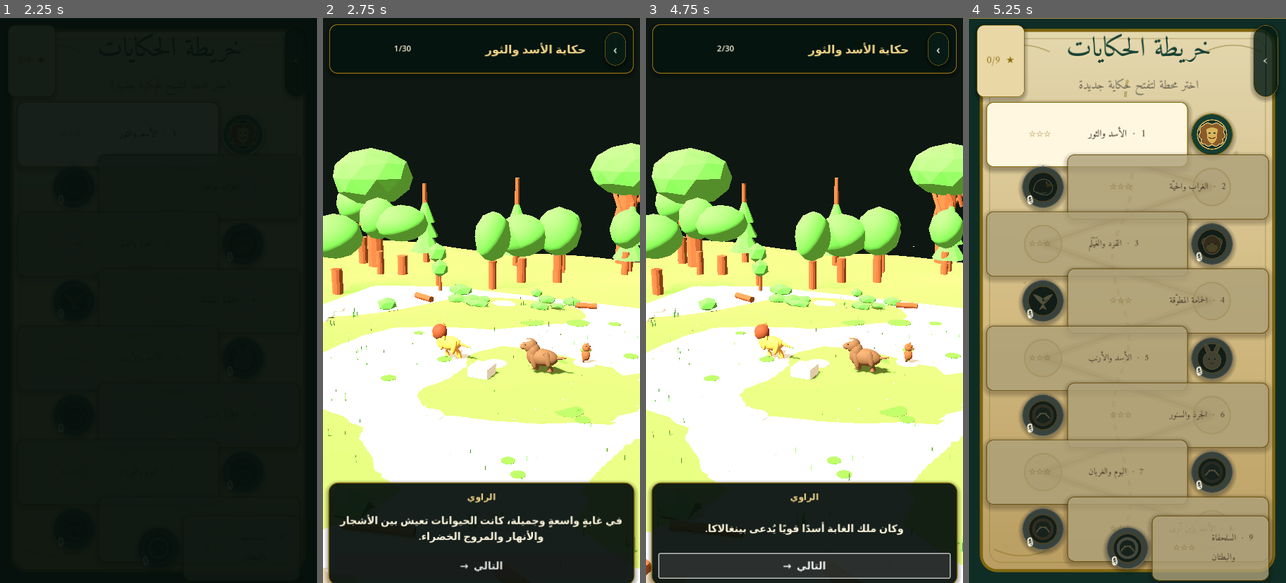
Above: before the commit, frames 1-4 (left to right).
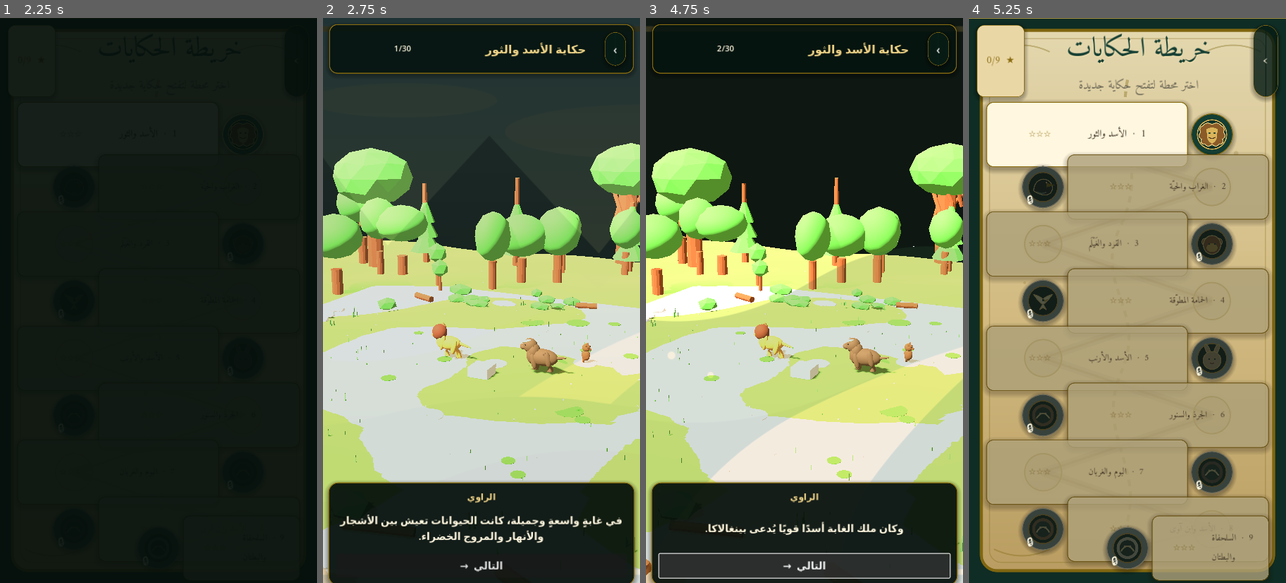
Above: after the commit, the same moments.

Repository: bdssmdkacem-dot/Kalila-Dimna
Game: Godot game, scene res://scenes/main_menu.tscn
Two runs of this game, one before a commit and one after it. Both use one fixed random seed, a clock stepped at 60 frames per second and the inputs below.
Inputs (mouse positions are in pixels of both pictures, inside the frame that each line leads up to):
- Up to frame 1 (2.25 s): click "⚙" at 0.5 s; click "▤" at 1.25 s; click (244, 136) at 2 s
- Up to frame 2 (2.75 s): no input
- Up to frame 3 (4.75 s): click "‹" at 2.75 s; click (890, 136) at 3.5 s; click "التالي →" at 4.25 s
- Up to frame 4 (5.25 s): click "‹" at 5 s

Frame 1 is identical in both runs. In frame 2, 62% of the frame differs, in the area x 0-100%, y 0-100%; in frame 3, 32%; in frame 4, nothing differs.

Commit message:
Add expressive body language and cinematic background transitions

Diff:
--- a/scenes/scene01_3d.gd
+++ b/scenes/scene01_3d.gd
@@ -31,6 +31,10 @@
 var actor_home_positions: Dictionary = {}
 var previous_speaker := ""
 var previous_action := ""
+var background_layer: CanvasLayer
+var background_rect: TextureRect
+var background_tween: Tween
+var ending_tween: Tween
 
 func _ready() -> void:
 	_create_startup_guard()
@@ -48,6 +52,7 @@
 	var camera_ready := await _setup_camera()
 	if not camera_ready:
 		return
+	_build_background_layer()
 	_build_overlay()
 	_cache_animation_players(glb_root)
 	_cache_actor_nodes(glb_root)
@@ -163,6 +168,59 @@
 					result = result.expand(point)
 	return result
 
+func _build_background_layer() -> void:
+	background_layer = CanvasLayer.new()
+	background_layer.layer = -1
+	add_child(background_layer)
+	background_rect = TextureRect.new()
+	background_rect.set_anchors_and_offsets_preset(Control.PRESET_FULL_RECT)
+	background_rect.expand_mode = TextureRect.EXPAND_IGNORE_SIZE
+	background_rect.stretch_mode = TextureRect.STRETCH_KEEP_ASPECT_COVERED
+	background_rect.mouse_filter = Control.MOUSE_FILTER_IGNORE
+	background_rect.modulate = Color(1, 1, 1, 0)
+	background_layer.add_child(background_rect)
+
+func _set_story_background(seg: Dictionary) -> void:
+	if background_rect == null:
+		return
+	var scene_data: Dictionary = seg.get("scene", {})
+	var path := String(scene_data.get("background", ""))
+	if path == "" or not ResourceLoader.exists(path):
+		return
+	var texture := load(path) as Texture2D
+	if texture == null:
+		return
+	if background_tween and background_tween.is_running():
+		background_tween.kill()
+	background_rect.texture = texture
+	background_rect.modulate = Color(1, 1, 1, 0)
+	background_tween = create_tween()
+	background_tween.set_trans(Tween.TRANS_SINE).set_ease(Tween.EASE_IN_OUT)
+	background_tween.tween_property(background_rect, "modulate", Color(1, 1, 1, 0.22), 0.55)
+
+func _play_friendship_end_shot() -> void:
+	if not actor_nodes.has("lion") or not actor_nodes.has("bull"):
+		return
+	if ending_tween and ending_tween.is_running():
+		ending_tween.kill()
+	var lion: Node3D = actor_nodes["lion"]
+	var bull: Node3D = actor_nodes["bull"]
+	var midpoint := (lion.global_position + bull.global_position) * 0.5
+	var target_position := midpoint + Vector3(0.0, camera_distance * 0.24, camera_distance * 1.12)
+	var target_rotation := Basis.looking_at(midpoint - target_position, Vector3.UP).get_euler()
+	ending_tween = create_tween().set_parallel(true)
+	ending_tween.set_trans(Tween.TRANS_QUAD).set_ease(Tween.EASE_IN_OUT)
+	ending_tween.tween_property(camera, "position", target_position, 1.6)
+	ending_tween.tween_property(camera, "rotation", target_rotation, 1.6)
+	ending_tween.tween_property(camera, "fov", 52.0, 1.6)
+	var hold := create_tween()
+	hold.tween_interval(1.6)
+	hold.tween_property(camera, "fov", 54.0, 2.2).set_trans(Tween.TRANS_SINE).set_ease(Tween.EASE_IN_OUT)
+	if background_rect:
+		var glow_tween := create_tween()
+		glow_tween.tween_property(background_rect, "modulate", Color(1, 0.92, 0.72, 0.30), 1.4)
+		glow_tween.tween_property(background_rect, "modulate", Color(1, 1, 1, 0.24), 2.0)
+
 func _build_overlay() -> void:
 	var layer := CanvasLayer.new()
 	layer.layer = 5
@@ -293,9 +351,13 @@
 
 	if action == "realization" or action == "calm":
 		_create_reaction_motion()
+	if action == "confrontation" or action == "response":
+		_create_reaction_motion()
 
 	if action == "friendship":
 		_play_friendship_formation()
+		if segment_index >= segments.size() - 3:
+			_play_friendship_end_shot()
 
 	previous_speaker = String(seg.get("speaker", ""))
 	previous_action = action
@@ -350,9 +412,23 @@
 	var speaker := String(seg.get("speaker", "")).to_lower()
 	var scene_data: Dictionary = seg.get("scene", {})
 	var requested := String(scene_data.get("animation", "")).to_lower()
+	var action := String(seg.get("action", "")).to_lower()
 	var preferred: Array[String] = []
 	if requested != "":
 		preferred.append(requested)
+	var action_words: Array[String] = []
+	match action:
+		"approach": action_words = ["walk", "walking", "run", "running"]
+		"confrontation": action_words = ["alert", "angry", "roar", "talk"]
+		"response": action_words = ["talk", "talking", "alert", "idle"]
+		"realization": action_words = ["surprise", "surprised", "happy", "nod", "idle"]
+		"calm": action_words = ["calm", "relaxed", "idle"]
+		"friendship": action_words = ["happy", "smile", "relaxed", "idle", "talk"]
+		_: action_words = []
+	for word in action_words:
+		preferred.append(word)
+		if speaker != "":
+			preferred.append("%s_%s" % [speaker, word])
 	if speaker == "lion":
 		preferred.append_array(["lion_talk", "lion_talking", "lion_idle", "idle_lion"])
 	elif speaker == "bull":
@@ -420,6 +496,7 @@
 				loaded_voice = true
 				break
 	# Set the camera motion only after the current audio stream is known.
+	_set_story_background(seg)
 	_apply_cinematic_shot(seg)
 	_animate_actor_presence(seg)
 	_play_character_animation(seg)
